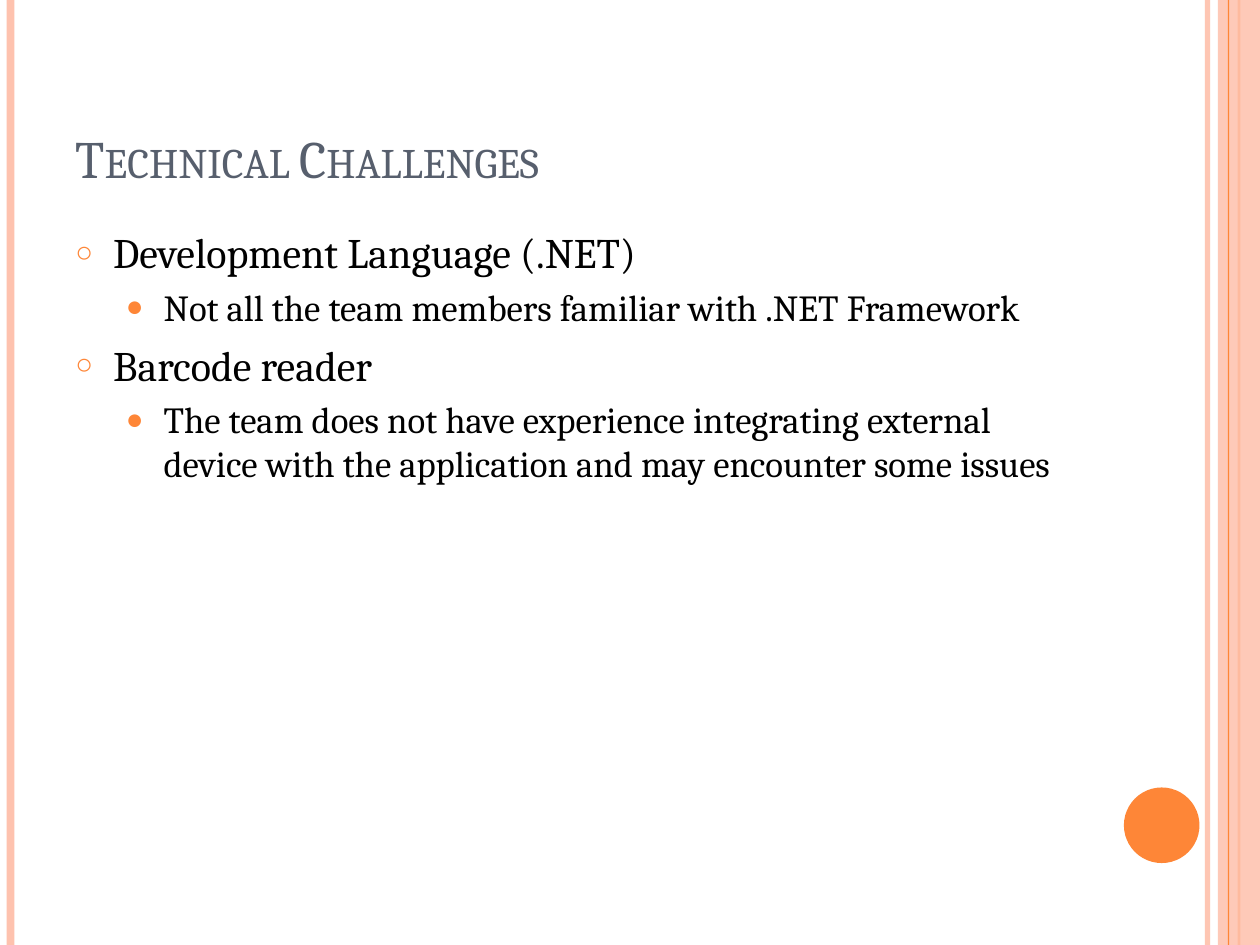
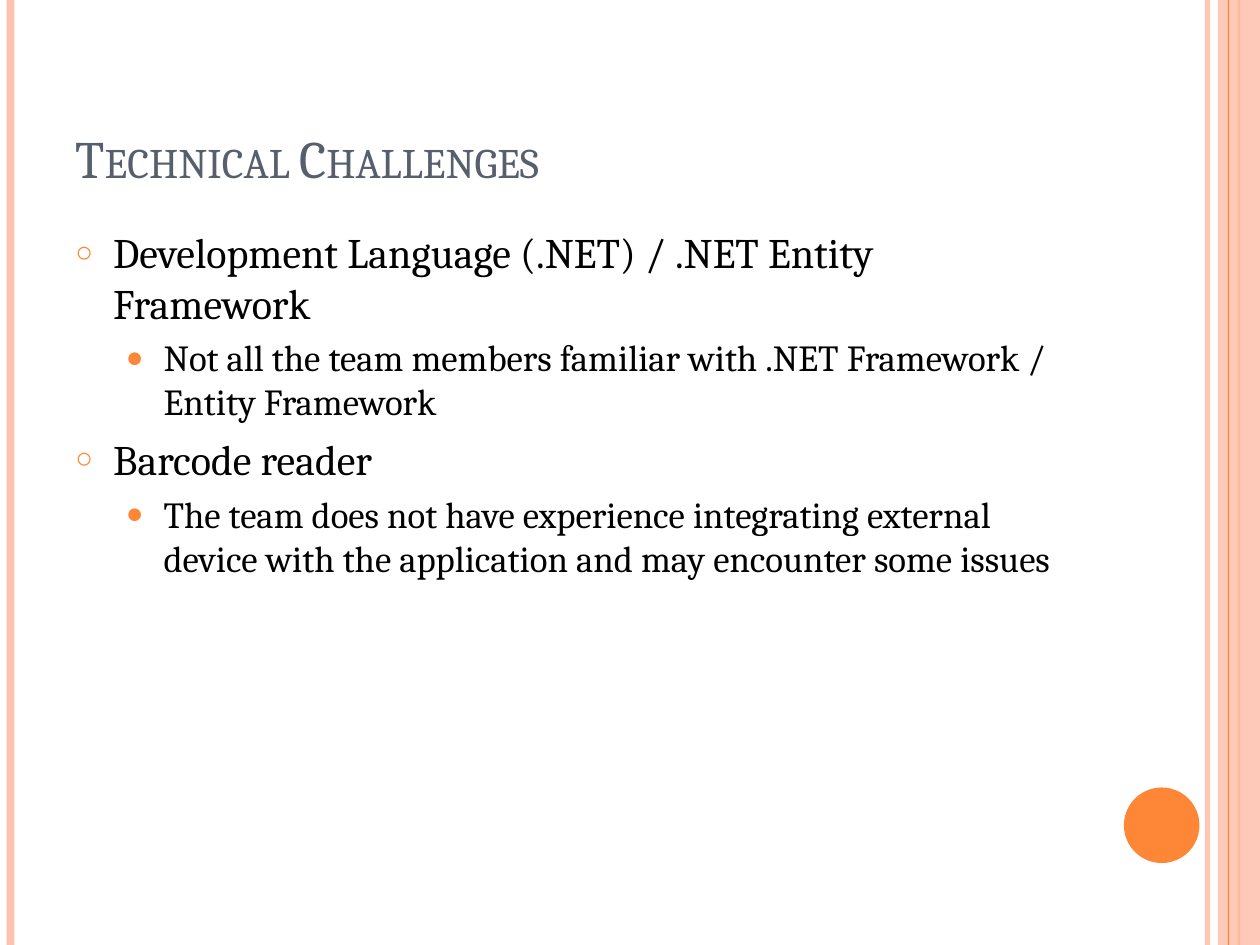
Before and after one commit to rankorth/cylinders-orders-management-system, a slide deck: slide 5 of Documentation/Management/Communications/Internal Correspondence/MTech Presentation [09 Apr 2011] (Alvin).pptx. Drawn at 1260x945 pixels with LibreOffice and Linux fonts; fonts in the diff are those of the drawing. Boxes give left, top, right and bottom in pixels: in the first picture for what was removed or moved away, otherwise in the second. Text is boxed around its words. In the diff, an @@ line names an element or a change of style, - is before the commit and + after.

```diff
--- a/Documentation/Management/Communications/Internal Correspondence/MTech Presentation [09 Apr 2011] (Alvin).pptx
+++ b/Documentation/Management/Communications/Internal Correspondence/MTech Presentation [09 Apr 2011] (Alvin).pptx
@@ text at bbox=[113, 238, 1020, 423]: text changed @@
-○ Development Language (.NET)
-  ● Not all the team members familiar with .NET Framework
+○ Development Language (.NET) / .NET Entity Framework
+  ● Not all the team members familiar with .NET Framework / Entity Framework
```
Also in this commit, not shown: 2 other slides changed, 1 slide added, 1 slide removed.
